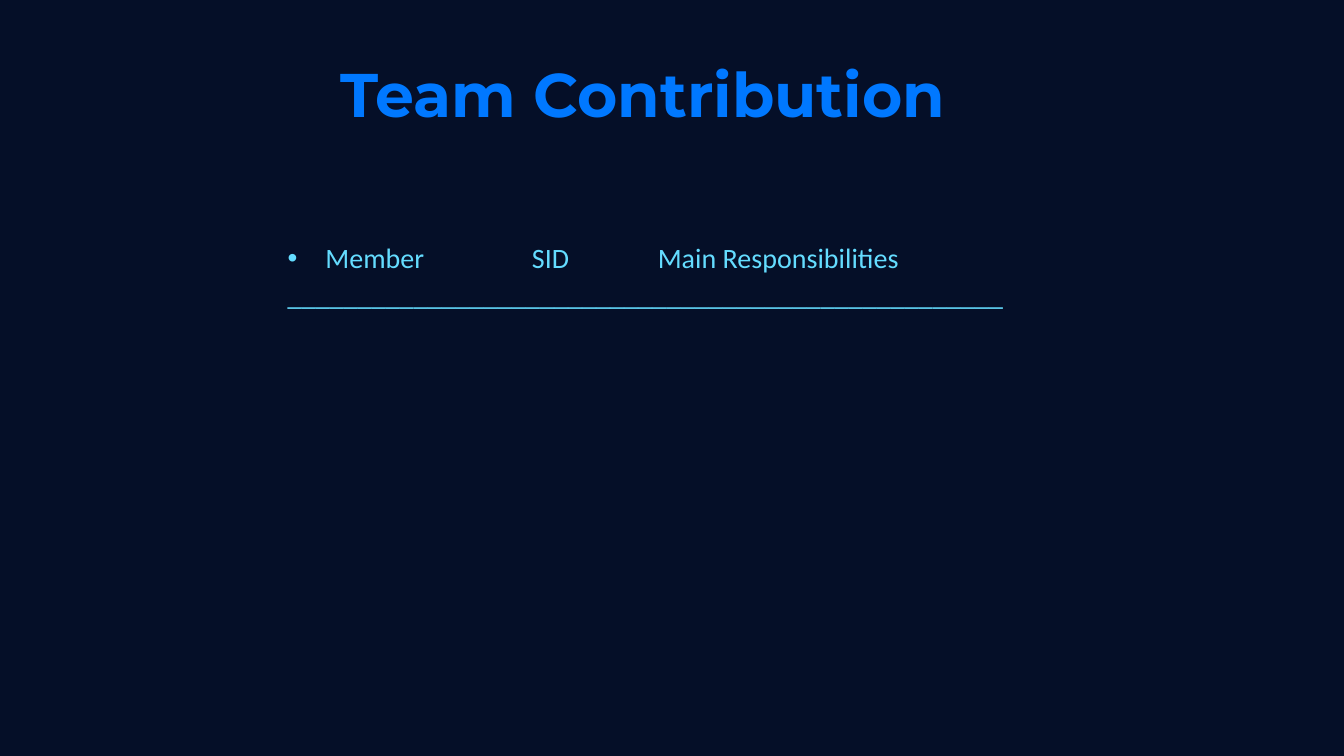
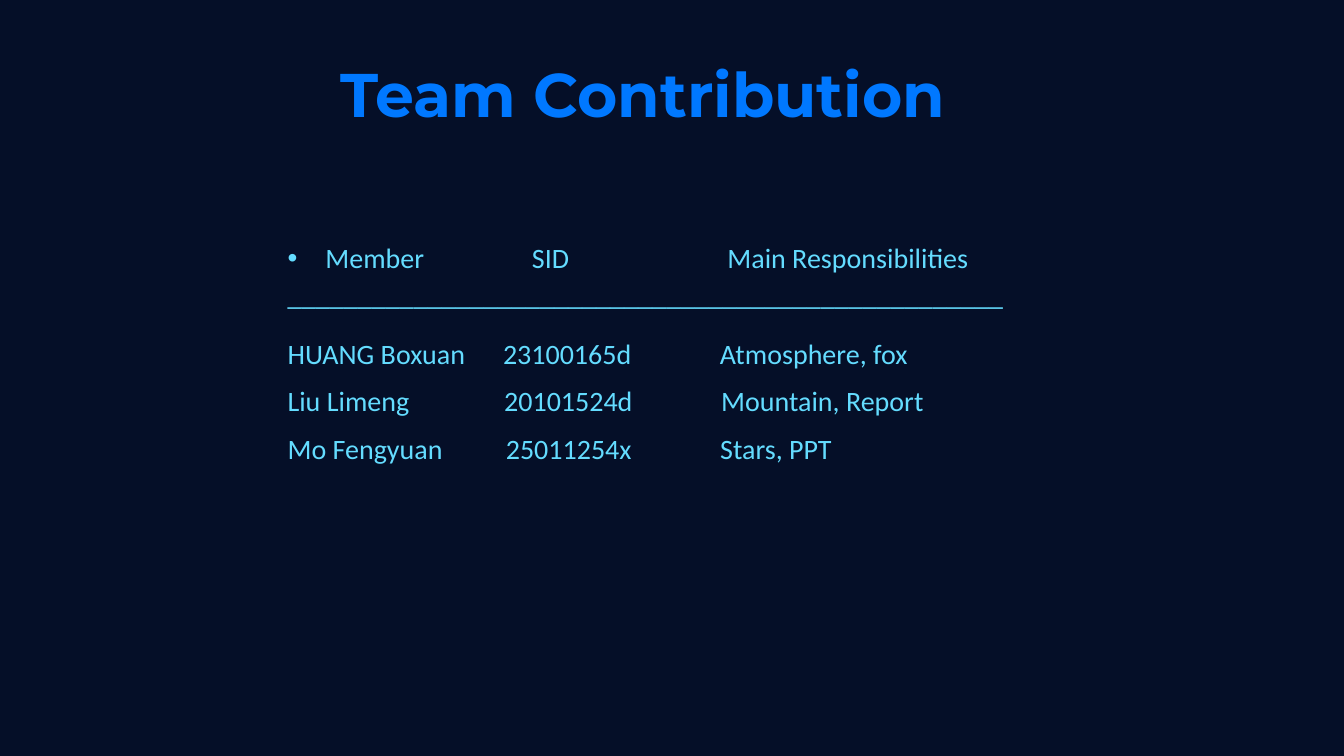
Before and after one commit to Morphex-Mo/COMP4422-Computer-Graphics-Proj, a slide deck: slide 15 of Star_Collector_Presentation_Perfect_16pages.pptx. Drawn at 1344x756 pixels with LibreOffice and Linux fonts; fonts in the diff are those of the drawing. Boxes give left, top, right and bottom in pixels: in the first picture for what was removed or moved away, otherwise in the second. Text is boxed around its words. In the diff, an @@ line names an element or a change of style, - is before the commit and + after.

```diff
--- a/Star_Collector_Presentation_Perfect_16pages.pptx
+++ b/Star_Collector_Presentation_Perfect_16pages.pptx
@@ text at (288, 344, 923, 464): paragraphs added @@
+HUANG Boxuan 23100165d Atmosphere, fox
+Liu Limeng 20101524d Mountain, Report
+Mo Fengyuan 25011254x Stars, PPT
```
Also in this commit, not shown: 1 other slide changed.
